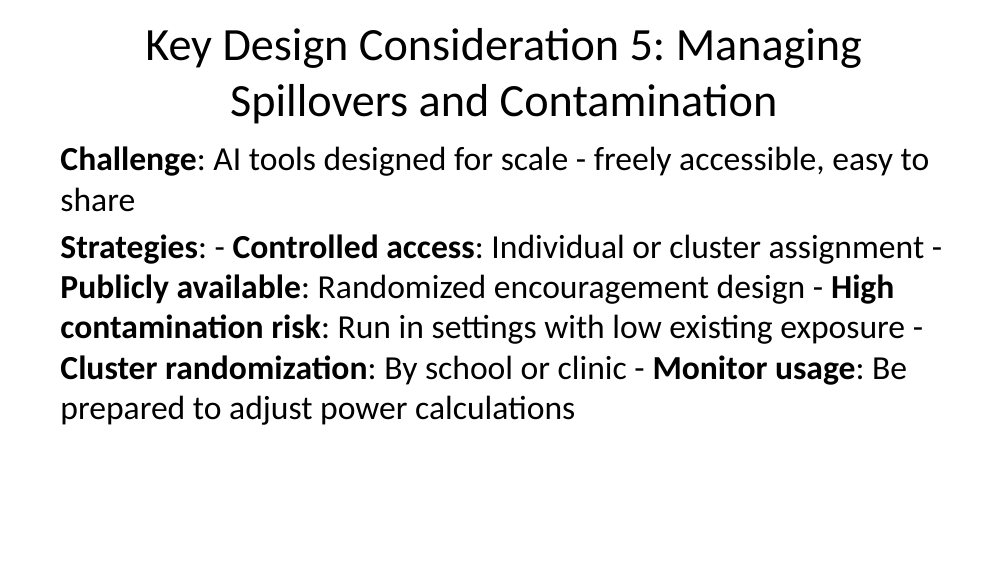
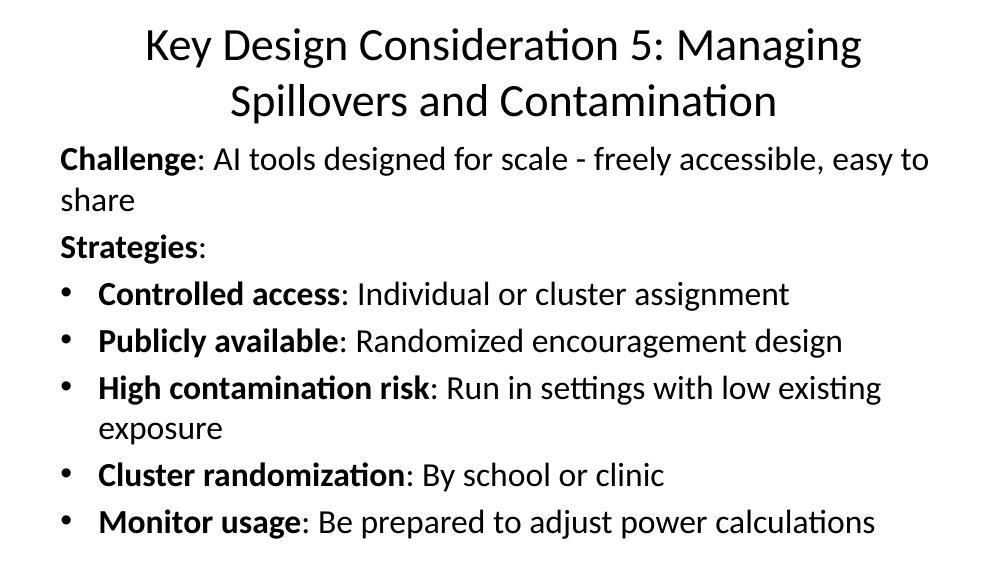
Before and after one commit to littlehifive/taf-ai-eval-pre, a slide deck: slide 67 of presentation/ai_eval_presentation.pptx (slide 64 before the commit). Drawn at 1008x567 pixels with LibreOffice and Linux fonts; fonts in the diff are those of the drawing. Boxes give left, top, right and bottom in pixels: in the first picture for what was removed or moved away, otherwise in the second. Text is boxed around its words. In the diff, an @@ line names an element or a change of style, - is before the commit and + after.

```diff
--- a/presentation/ai_eval_presentation.pptx
+++ b/presentation/ai_eval_presentation.pptx
@@ text at [60, 234, 881, 539]: text changed @@
-Strategies: - Controlled access: Individual or cluster assignment - Publicly available: Randomized encouragement design - High contamination risk: Run in settings with low existing exposure - Cluster randomization: By school or clinic - Monitor usage: Be prepared to adjust power calculations
+Strategies:
+• Controlled access: Individual or cluster assignment
+• Publicly available: Randomized encouragement design
+• High contamination risk: Run in settings with low existing exposure
+• Cluster randomization: By school or clinic
+• Monitor usage: Be prepared to adjust power calculations
```
Also in this commit, not shown: 23 other slides changed, 4 slides added, 1 slide removed, 6 other files.
